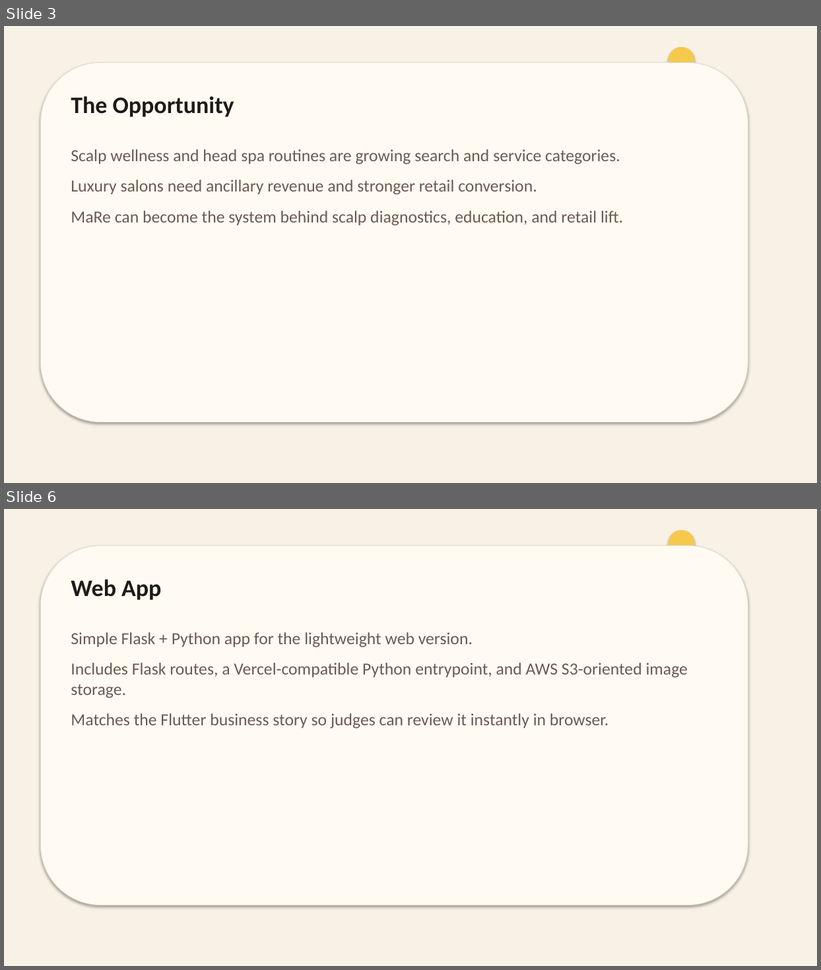
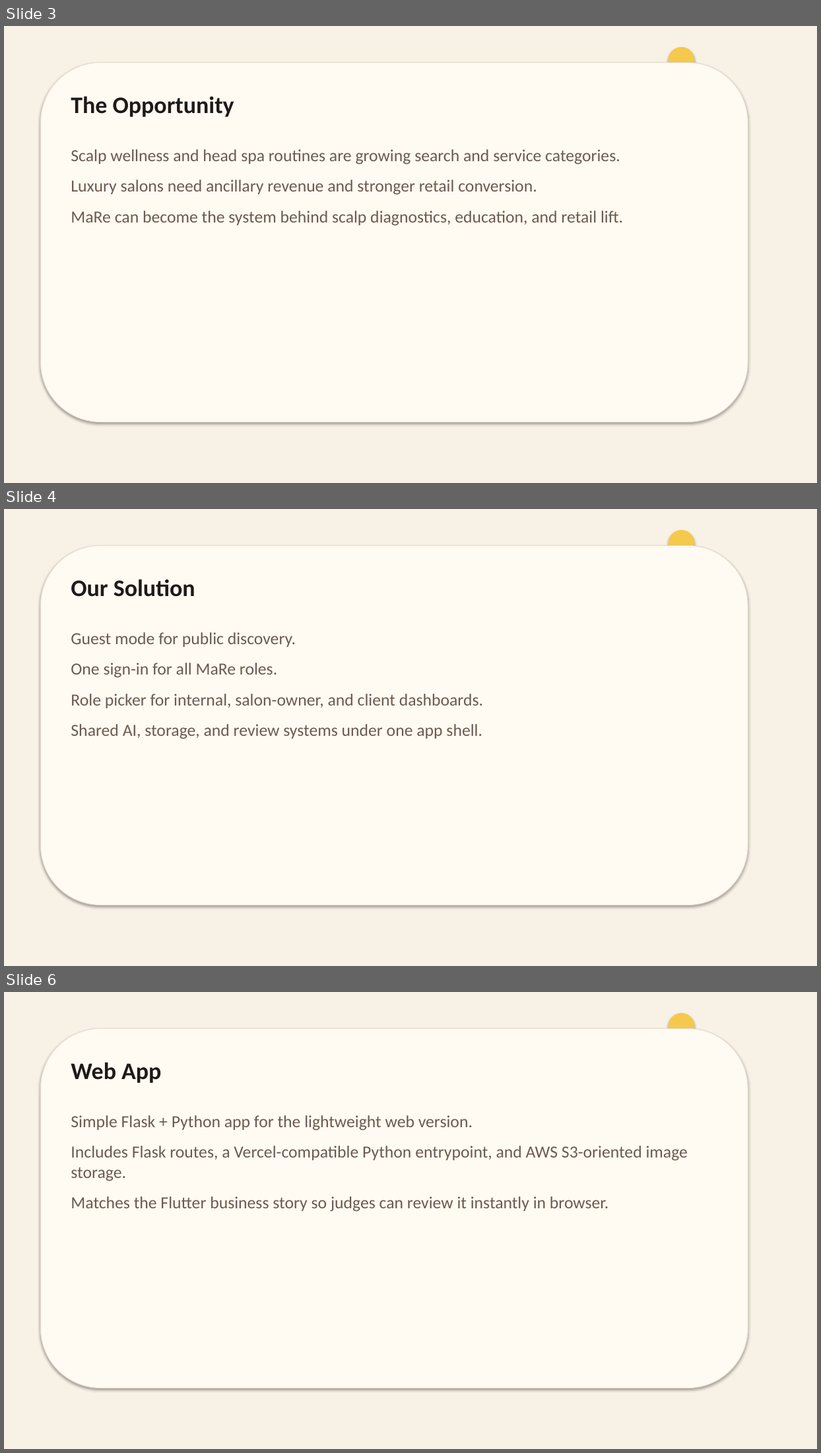
Before and after one commit to ba-00001/miamiaihackathon-team, a slide deck: docs/MaRe_Luxury_Growth_Engine.pptx. Shown one above the other, each under a label of ours: slides 3 and 6 before the commit, slides 3, 4 and 6 after it; the slides between them are not shown. The pictures are 821x970 and 821x1453 pixels, drawn with LibreOffice and Linux fonts; fonts in the diff are those of the drawing. Boxes give left, top, right and bottom in pixels: in the first picture for what was removed or moved away, otherwise in the second. Text is boxed around its words. In the diff, an @@ line names an element or a change of style, - is before the commit and + after.

```diff
--- a/docs/MaRe_Luxury_Growth_Engine.pptx
+++ b/docs/MaRe_Luxury_Growth_Engine.pptx
@@ slide 4 added at (4, 509, 817, 966), background #F8F1E6 @@
@@ rounded rectangle added at (40, 545, 748, 906), fill #FFFAF2, outline #E8DDCE 0.75 pt @@
@@ ellipse added at (669, 530, 694, 556), fill #F5C94C, outline #F5C94C 0.75 pt @@
@@ text added at (71, 579, 195, 597), 28 pt, text #1E1A17, bold @@
+Our Solution
@@ text added at (71, 632, 483, 739), 20 pt, text #6B5B50 @@
+Guest mode for public discovery.
+One sign-in for all MaRe roles.
+Role picker for internal, salon-owner, and client dashboards.
+Shared AI, storage, and review systems under one app shell.
```
Also in this commit, not shown: 2 slides changed, 1 slide removed, 32 other files.
